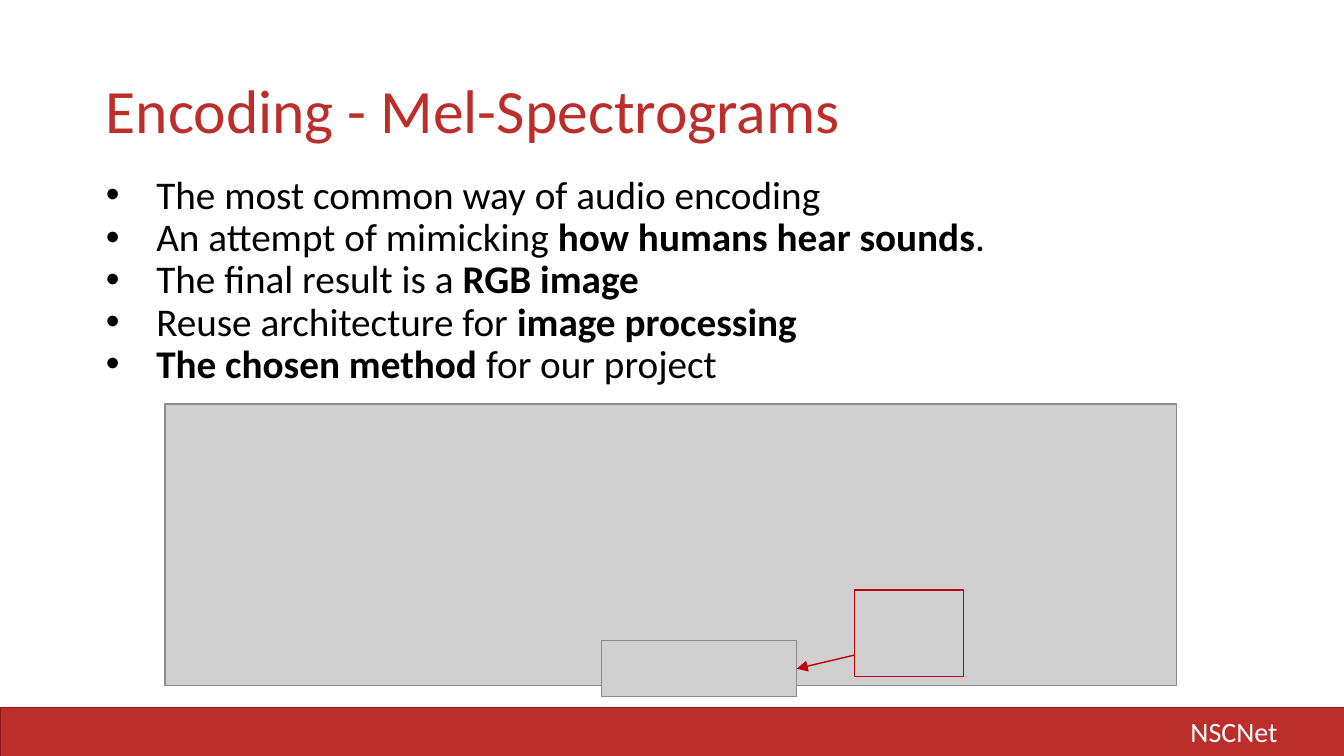
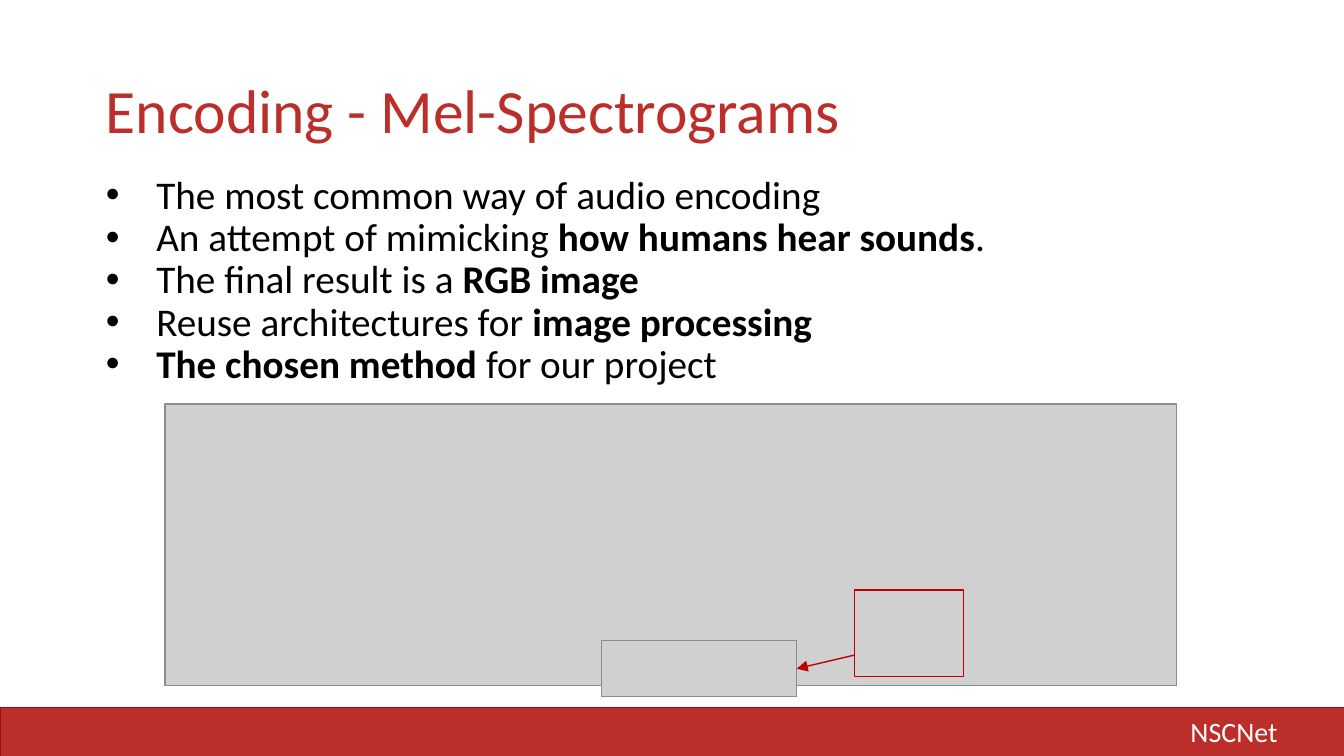
Before and after one commit to LIA-UniBo/NSCNet, a slide deck: slide 8 of docs/AII - Project Slides.pptx. Drawn at 1344x756 pixels with LibreOffice and Linux fonts; fonts in the diff are those of the drawing; grey boxes stand for pictures. Boxes give left, top, right and bottom in pixels: in the first picture for what was removed or moved away, otherwise in the second. Text is boxed around its words. In the diff, an @@ line names an element or a change of style, - is before the commit and + after.

```diff
--- a/docs/AII - Project Slides.pptx
+++ b/docs/AII - Project Slides.pptx
@@ text at bbox=[156, 308, 812, 343]: text changed @@
-• Reuse architecture for image processing
+• Reuse architectures for image processing
```
Also in this commit, not shown: 9 other slides changed, 1 slide removed.
